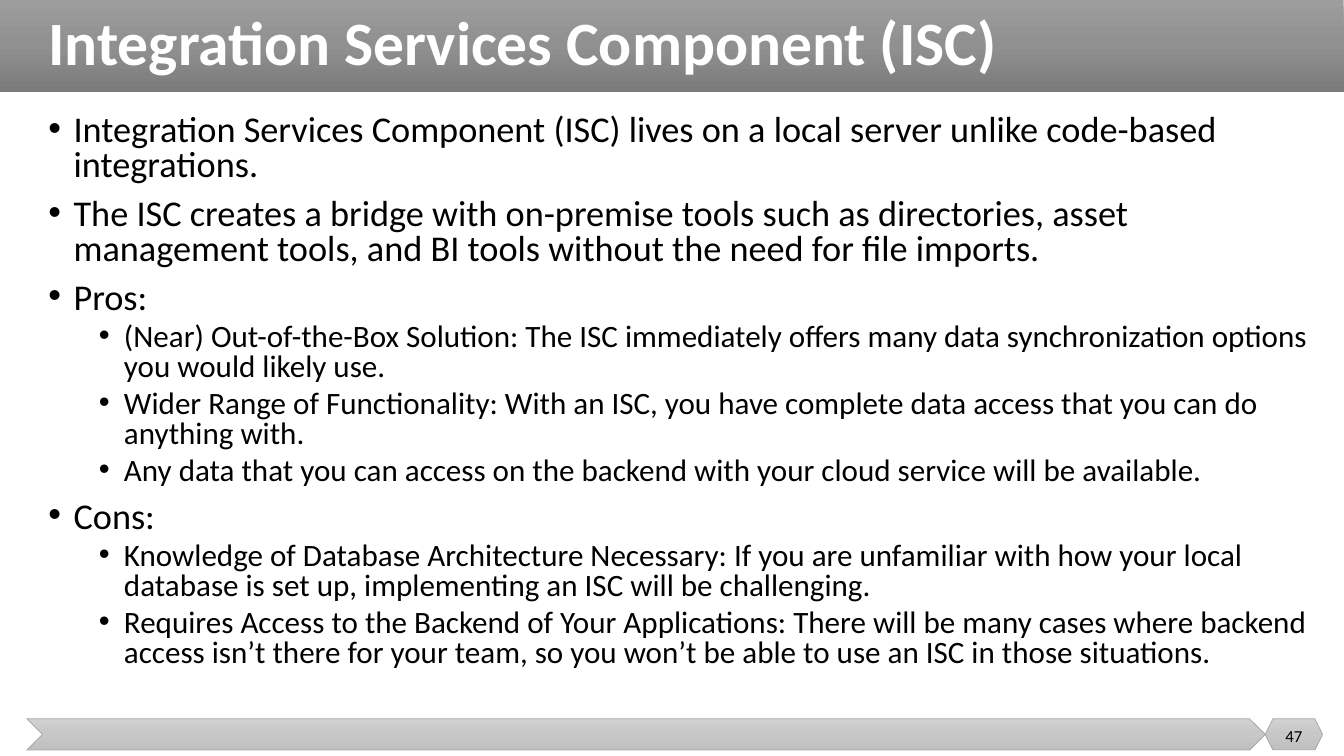
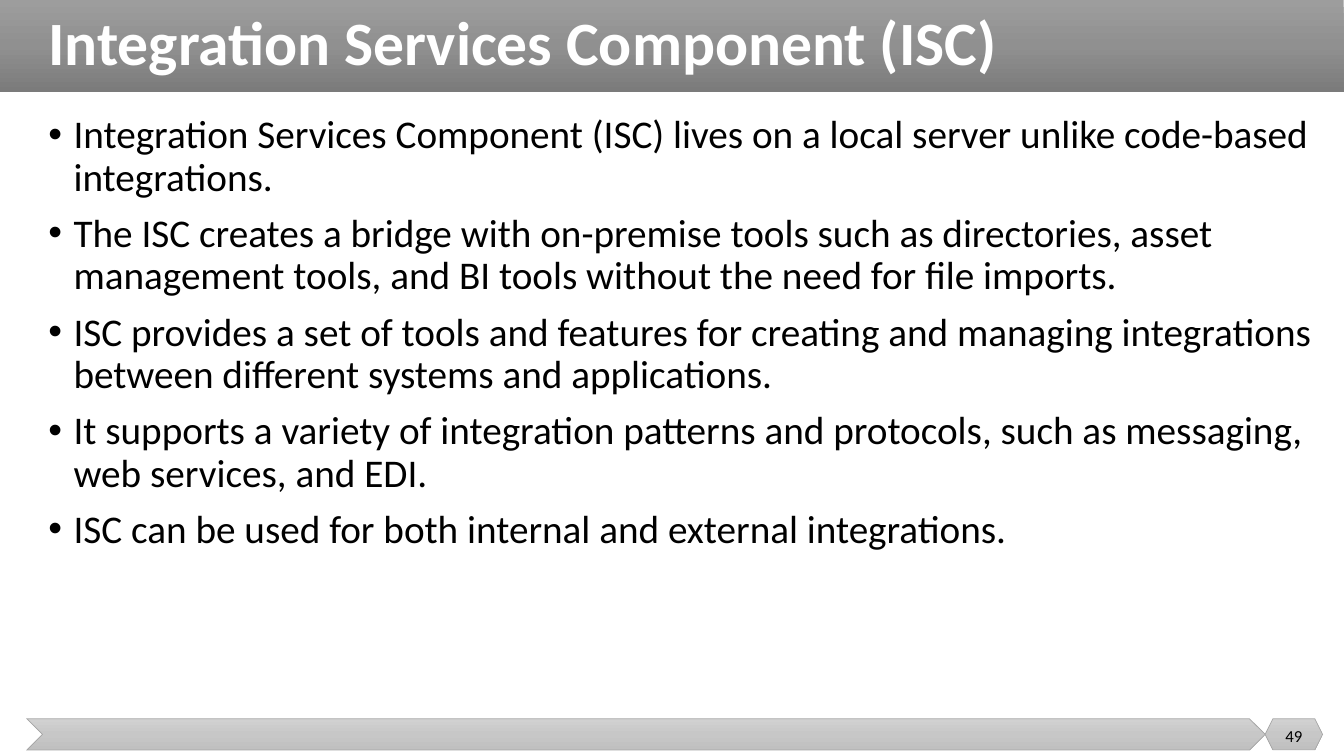
Before and after one commit to malenezi/malenezi, a slide deck: slide 49 of SE495/Lectures/1-Introduction/Introduction.pptx (slide 47 before the commit). Drawn at 1344x756 pixels with LibreOffice and Linux fonts; fonts in the diff are those of the drawing. Boxes give left, top, right and bottom in pixels: in the first picture for what was removed or moved away, otherwise in the second. Text is boxed around its words. In the diff, an @@ line names an element or a change of style, - is before the commit and + after.

```diff
--- a/SE495/Lectures/1-Introduction/Introduction.pptx
+++ b/SE495/Lectures/1-Introduction/Introduction.pptx
@@ text at (74, 119, 1308, 296): size 25.9 to 28 pt in "Integration Services Component (ISC) lives on a ...", "The ISC creates a bridge with on-premise ..."; line spacing 0.8 to 0.9 @@
@@ text at (74, 318, 1311, 550): text changed; size 22.2 to 28 pt @@
-• Pros:
-  • (Near) Out-of-the-Box Solution: The ISC immediately offers many data synchronization options you would likely use.
-  • Wider Range of Functionality: With an ISC, you have complete data access that you can do anything with.
-  • Any data that you can access on the backend with your cloud service will be available.
-• Cons:
-  • Knowledge of Database Architecture Necessary: If you are unfamiliar with how your local database is set up, implementing an ISC will be challenging.
-  • Requires Access to the Backend of Your Applications: There will be many cases where backend access isn’t there for your team, so you won’t be able to use an ISC in those situations.
+• ISC provides a set of tools and features for creating and managing integrations between different systems and applications.
+• It supports a variety of integration patterns and protocols, such as messaging, web services, and EDI.
+• ISC can be used for both internal and external integrations.
@@ page number at (1285, 731, 1302, 742): text changed @@
-47
+49
```
Also in this commit, not shown: 14 other slides changed, 17 slides added, 14 slides removed, 2 other files.
